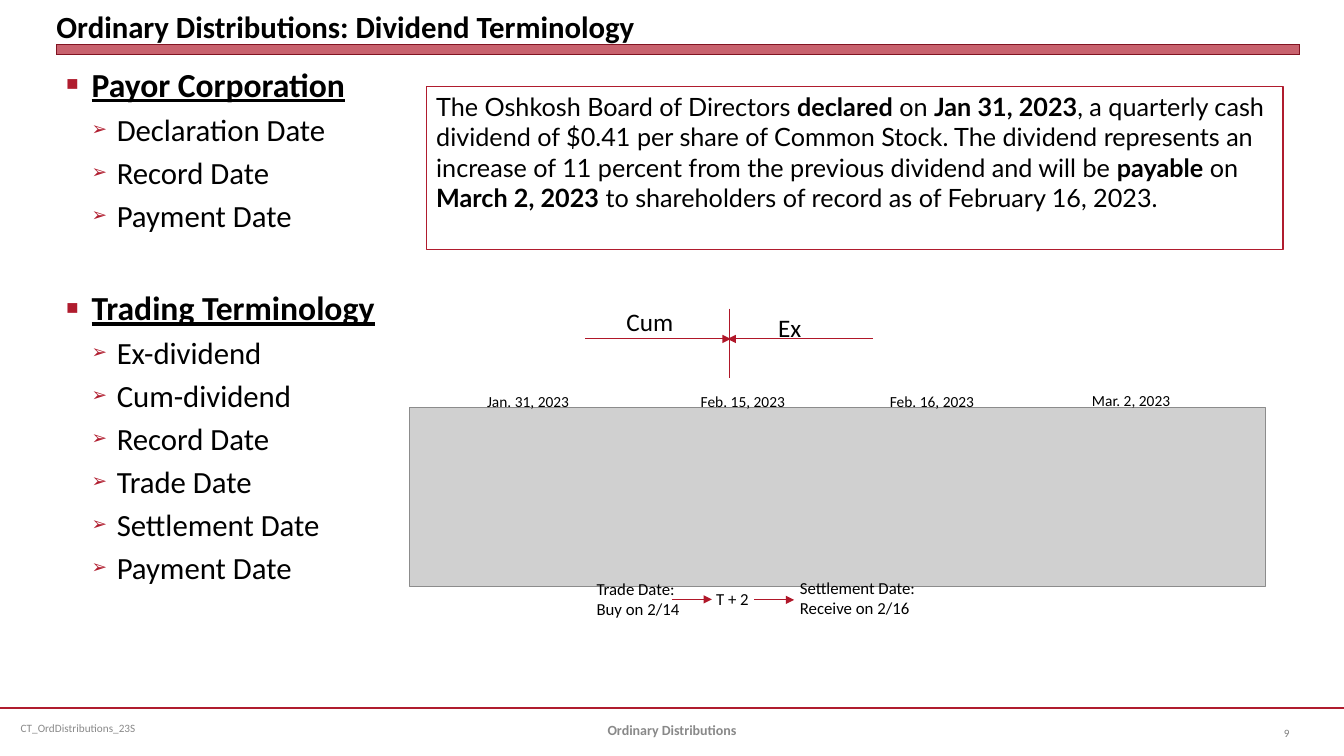
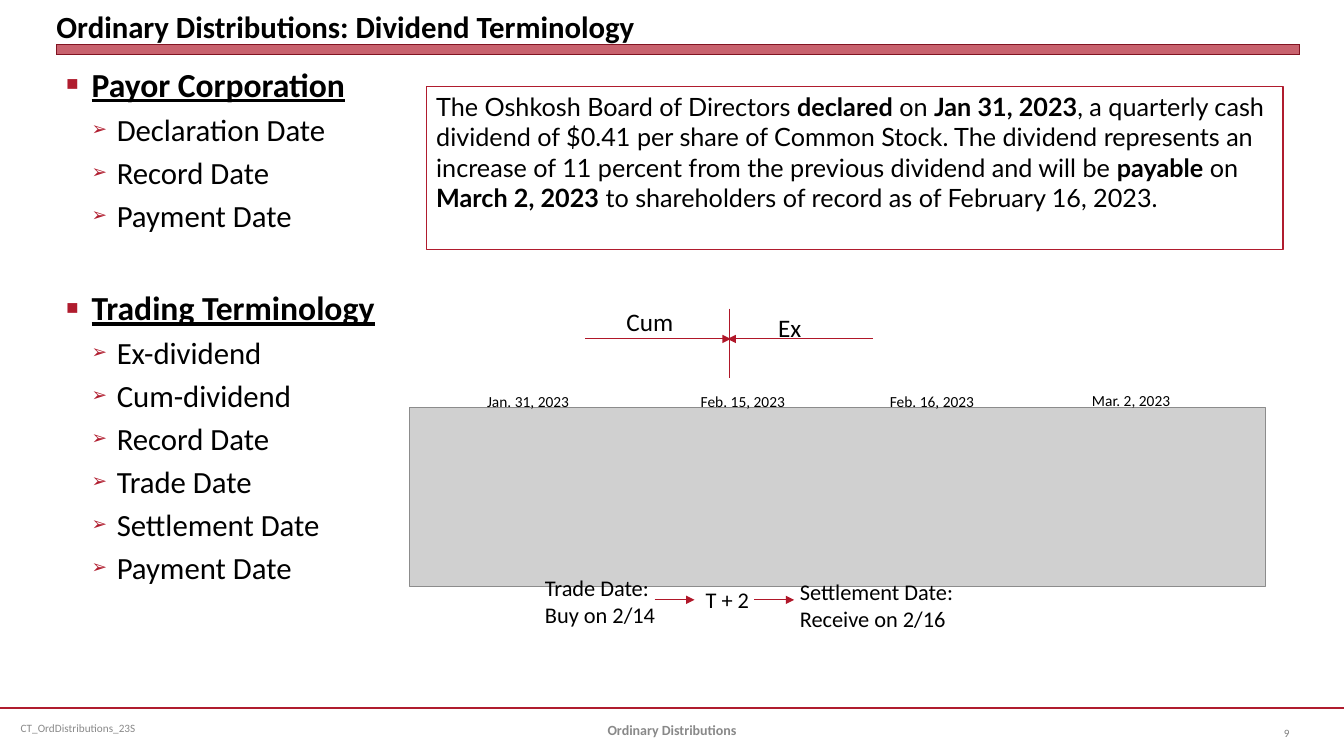
Before and after one commit to jmc877/Corporate-Tax, a slide deck: slide 9 of slides/CT_OrdDistributions_23S.pptx. Drawn at 1344x756 pixels with LibreOffice and Linux fonts; fonts in the diff are those of the drawing; grey boxes stand for pictures. Boxes give left, top, right and bottom in pixels: in the first picture for what was removed or moved away, otherwise in the second. Text is boxed around its words. In the diff, an @@ line names an element or a change of style, - is before the commit and + after.

```diff
--- a/slides/CT_OrdDistributions_23S.pptx
+++ b/slides/CT_OrdDistributions_23S.pptx
@@ size 12 to 16 pt in 3 elements at box(706, 593, 749, 608), box(800, 584, 953, 628), box(545, 580, 655, 627) @@
@@ text "Trade Date:": place and size @@
-text "Trade Date:" at box(597, 583, 679, 618)
+text "Trade Date:" at box(545, 580, 655, 627)
@@ text "T + 2": place and size @@
-text "T + 2" at box(716, 594, 748, 605)
+text "T + 2" at box(706, 593, 749, 608)
@@ arrow moved from (673, 600) - (712, 600) to (655, 600) - (695, 600) @@
```
Also in this commit, not shown: 2 other slides changed, 4 other files.
